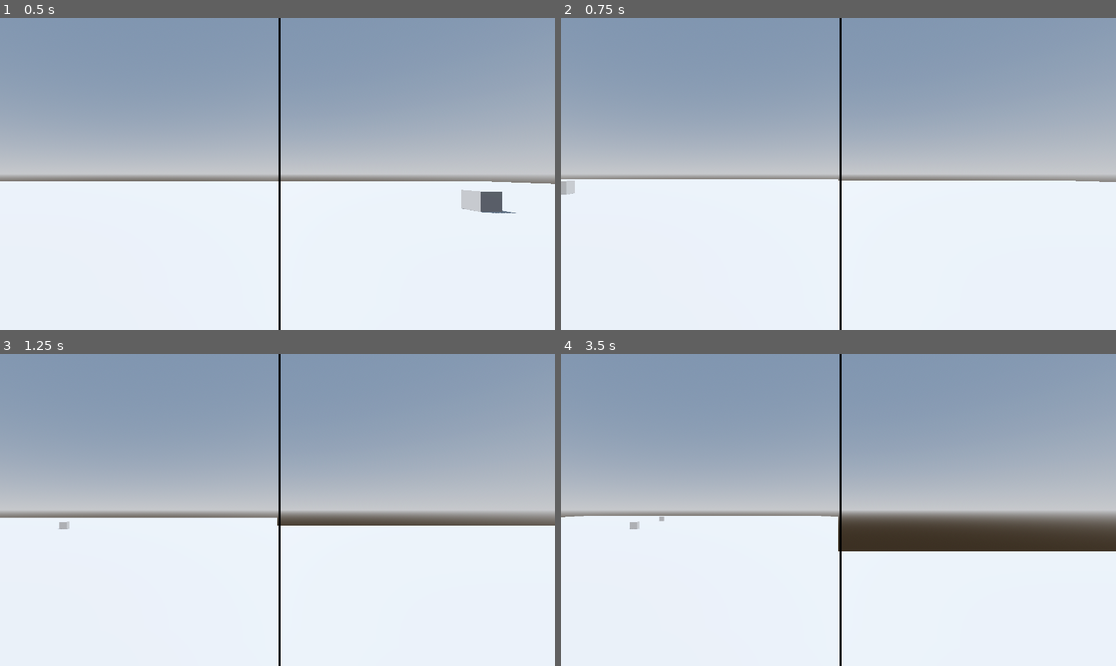
Above: before the commit, frames 1-4 (two rows, left to right).
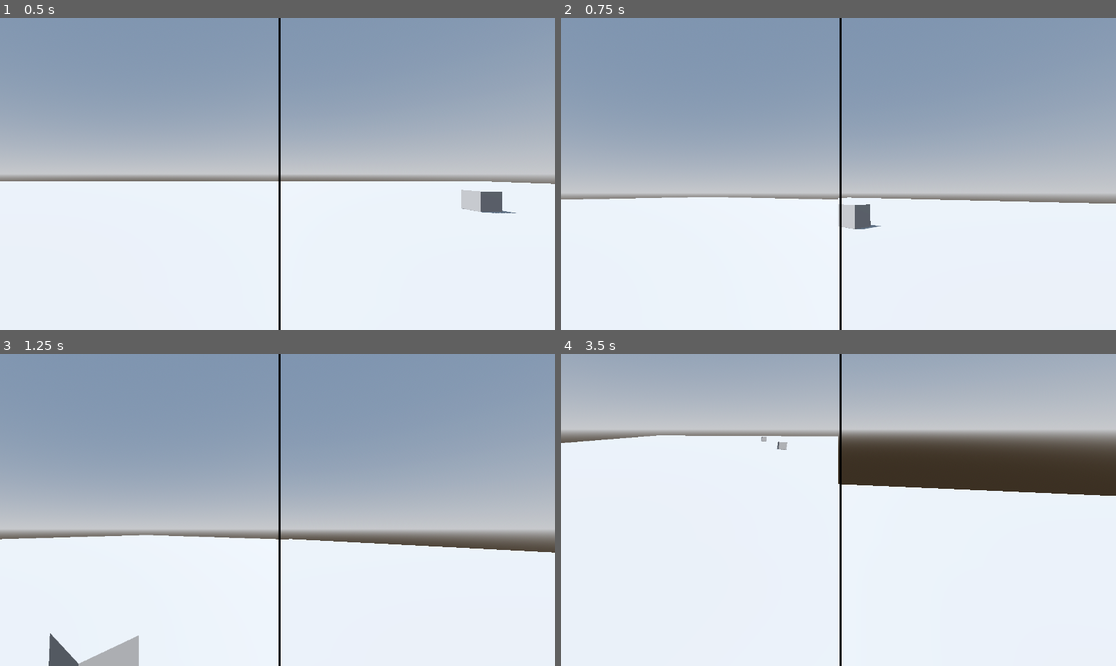
Above: after the commit, the same moments.

Repository: Sensei-whoop/Project-Daniel
Game: Godot game, scene res://Lvls/test_lvl.tscn
Two runs of this game, one before a commit and one after it. Both use one fixed random seed, a clock stepped at 60 frames per second and the inputs below.
Inputs (mouse positions are in pixels of both pictures, inside the frame that each line leads up to):
- Up to frame 1 (0.5 s): no input
- Up to frame 2 (0.75 s): tap Enter (ui_accept) at 0.5 s; move the mouse to (960, 158) at 0.52 s; hold Right (ui_right) from 0.53 s (still down)
- Up to frame 3 (1.25 s): keep holding Right (ui_right); tap Enter (ui_accept) at 0.77 s
- Up to frame 4 (3.5 s): move the mouse to (727, 525) at 1.27 s; release Right (ui_right) at 1.28 s; hold Down (ui_down) 1.28-2.03 s; tap Enter (ui_accept) at 1.52, 3.02 s; move the mouse to (894, 441) at 2.02 s; hold Right (ui_right) 2.03-2.78 s; move the mouse to (810, 572) at 2.77 s; hold Up (ui_up) from 2.78 s (still down)

Frame 1 is identical in both runs. In frame 2, 7.8% of the frame differs, in the area x 0-100%, y 50-68%; in frame 3, 10%; in frame 4, 54%, in the area x 0-100%, y 0-64%.

Commit message:
mouse input added

Diff:
--- /dev/null
+++ b/Lvls/Initialisation.gd
@@ -0,0 +1,16 @@
+extends Node3D
+
+
+# Called when the node enters the scene tree for the first time.
+func _ready():
+	Input.mouse_mode = Input.MOUSE_MODE_CAPTURED
+	pass # Replace with function body.
+
+
+# Called every frame. 'delta' is the elapsed time since the previous frame.
+func _process(delta):
+	if Input.is_key_pressed(KEY_ESCAPE):
+		Input.mouse_mode = Input.MOUSE_MODE_VISIBLE
+
+
+	pass
--- a/Lvls/test_lvl.tscn
+++ b/Lvls/test_lvl.tscn
@@ -1,5 +1,6 @@
-[gd_scene load_steps=11 format=3 uid="uid://b6aloxxgxmt4u"]
+[gd_scene load_steps=12 format=3 uid="uid://b6aloxxgxmt4u"]
 
+[ext_resource type="Script" path="res://Lvls/Initialisation.gd" id="1_d7ytj"]
 [ext_resource type="PackedScene" uid="uid://c4scmsxqblxxm" path="res://Entities/Player.tscn" id="1_vw6uw"]
 [ext_resource type="Script" path="res://Scripts/View_Split_Screen.gd" id="2_schm8"]
 [ext_resource type="PackedScene" uid="uid://dsegyheqahqpx" path="res://Other/central_bar.tscn" id="3_ixjl1"]
@@ -28,6 +29,7 @@
 [sub_resource type="BoxShape3D" id="BoxShape3D_xcoqm"]
 
 [node name="Test_lvl" type="Node3D"]
+script = ExtResource("1_d7ytj")
 
 [node name="DirectionalLight3D" type="DirectionalLight3D" parent="."]
 transform = Transform3D(-0.866025, -0.433013, 0.25, 0, 0.5, 0.866025, -0.5, 0.75, -0.433013, 0, 0, 41.1484)
--- a/Scripts/player_movement.gd
+++ b/Scripts/player_movement.gd
@@ -4,6 +4,15 @@
 const SPEED = 25.0
 const JUMP_VELOCITY = 4.5
 
+
+var mouse_rotation = Vector2(0,0)
+const mouse_sensitivity = 10
+
+func _input(event):
+	if event is InputEventMouseMotion:
+		mouse_rotation = event.relative * 2*PI/360
+
+	pass
 
 func _physics_process(delta: float) -> void:
 	# Add the gravity.
@@ -25,4 +34,10 @@
 		velocity.x = move_toward(velocity.x, 0, SPEED)
 		velocity.z = move_toward(velocity.z, 0, SPEED)
 
+
+	transform.basis = transform.basis.rotated(Vector3.UP, -mouse_rotation.x * delta * mouse_sensitivity)
+	$Camera3D.basis = $Camera3D.basis.rotated(Vector3.FORWARD, -mouse_rotation.y * delta * mouse_sensitivity)
+	$Camera3D2.basis = $Camera3D2.basis.rotated(Vector3.FORWARD, mouse_rotation.y * delta * mouse_sensitivity)
+	mouse_rotation = Vector2.ZERO
+
 	move_and_slide()
